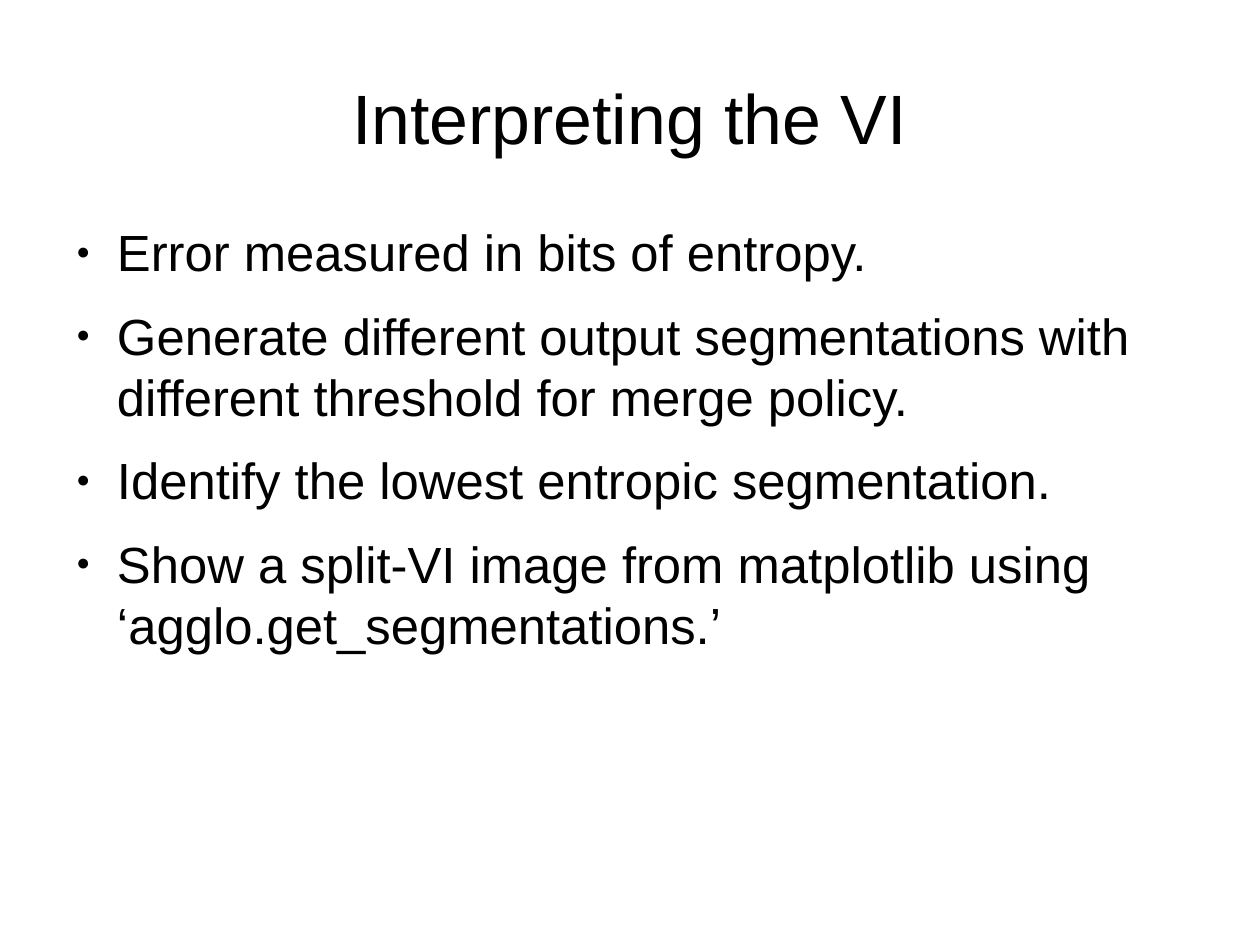
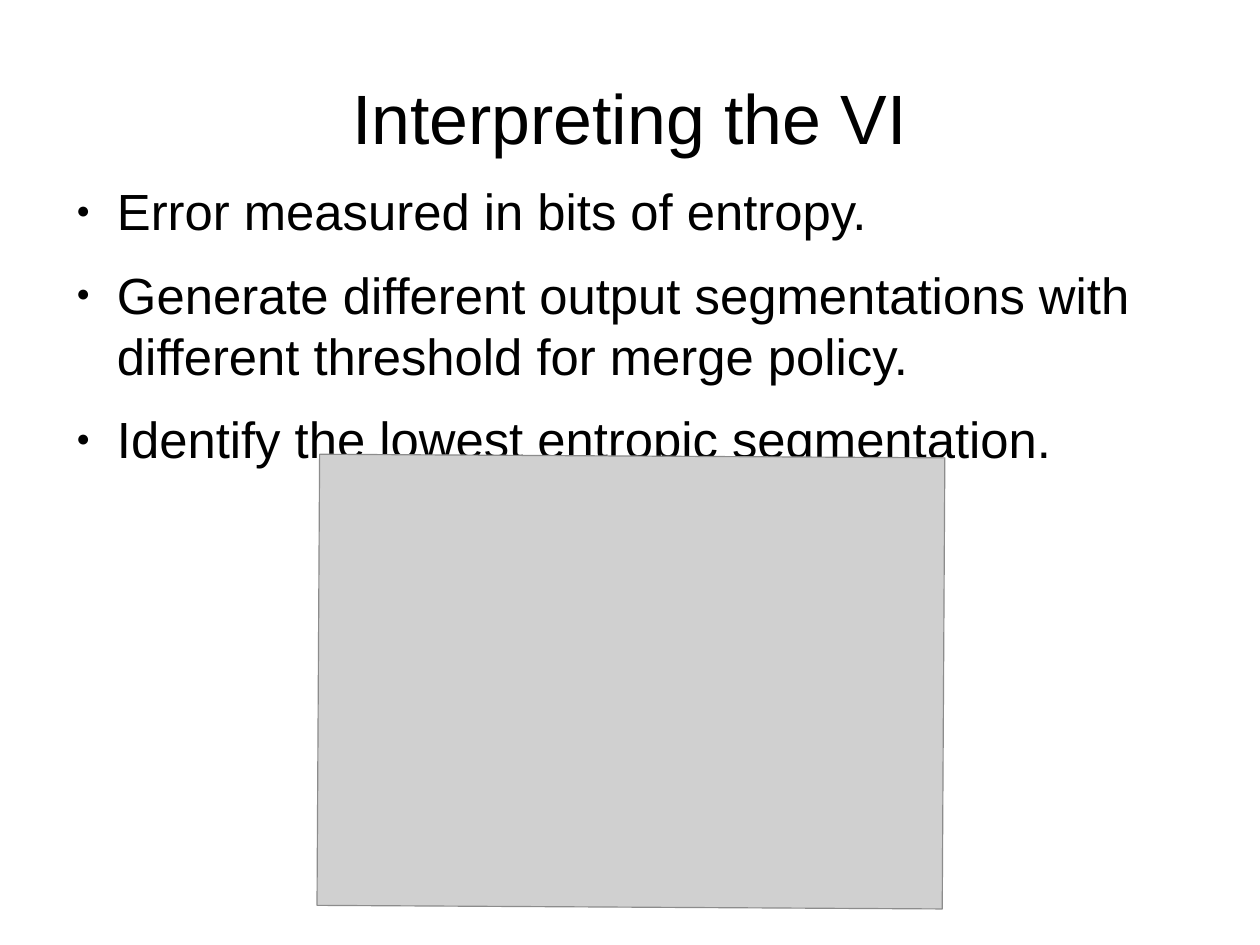
Before and after one commit to JohnnyTeutonic/view_all, a slide deck: slide 13 of Segmentation_Presentation.odp. Drawn at 1260x945 pixels with LibreOffice and Linux fonts; fonts in the diff are those of the drawing; grey boxes stand for pictures. Boxes give left, top, right and bottom in pixels: in the first picture for what was removed or moved away, otherwise in the second. Text is boxed around its words. In the diff, an @@ line names an element or a change of style, - is before the commit and + after.

```diff
--- a/Segmentation_Presentation.odp
+++ b/Segmentation_Presentation.odp
@@ text "Error measured in bits of ...": place and size @@
-text "Error measured in bits of ..." at <box>117,234,1129,654</box>
+text "Error measured in bits of ..." at <box>117,193,1129,469</box>
@@ picture added at <box>318,455,946,909</box> @@
@@ text at <box>117,546,1090,654</box>: paragraph removed @@
-● Show a split-VI image from matplotlib using ‘agglo.get_segmentations.’
```
Also in this commit, not shown: 3 other slides changed, 4 slides added, 3 slides removed, 1 other file.
